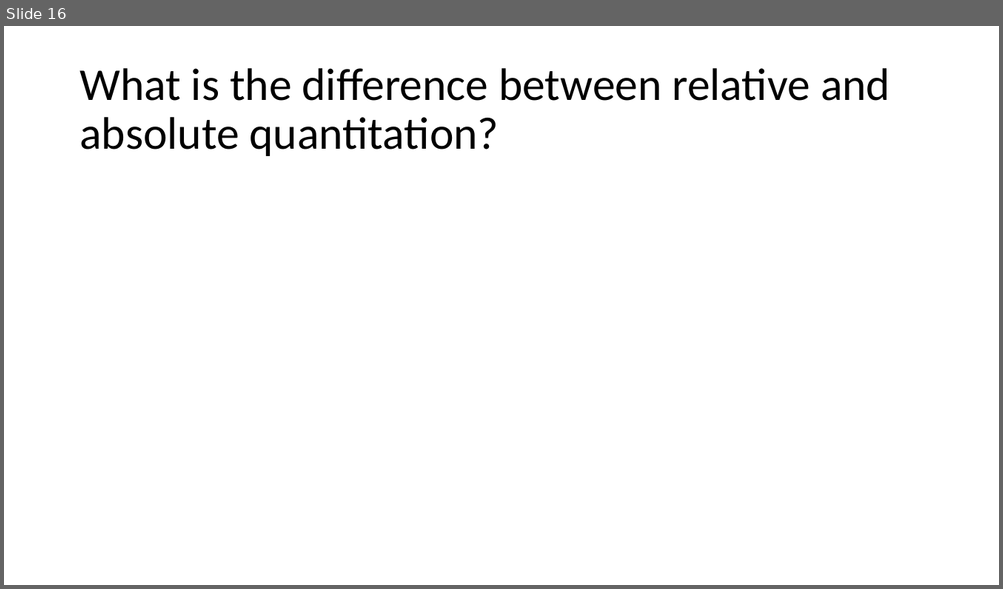
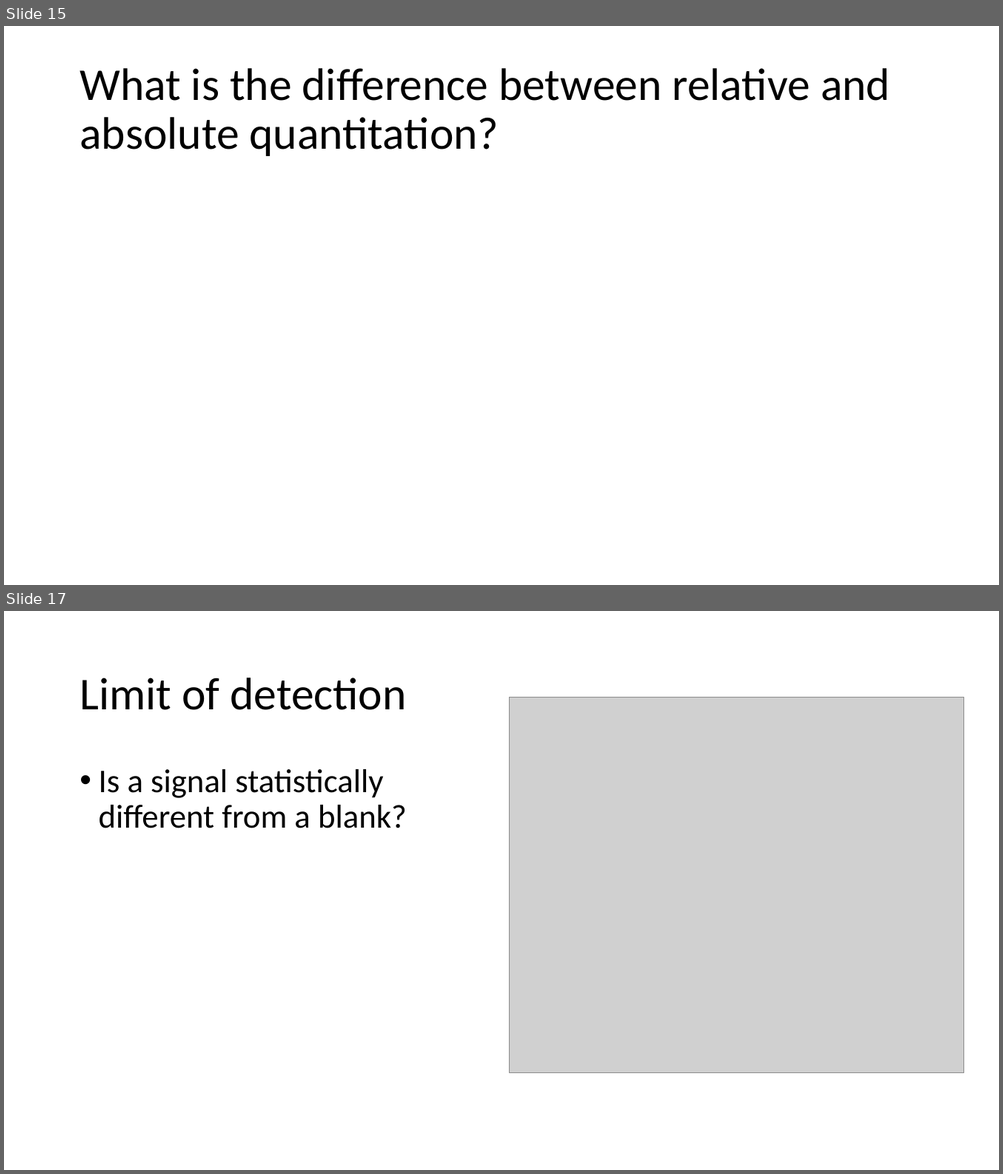
Before and after one commit to beliveau-lab/gen575, a slide deck: lectures/3.Quant101.Calibration.pptx. Shown one above the other, each under a label of ours: slide 16 before the commit, slides 15 and 17 after it; the slides between them are not shown. The pictures are 1003x589 and 1003x1174 pixels, drawn with LibreOffice and Linux fonts; fonts in the diff are those of the drawing; grey boxes stand for pictures. Boxes give left, top, right and bottom in pixels: in the first picture for what was removed or moved away, otherwise in the second. Text is boxed around its words. In the diff, an @@ line names an element or a change of style, - is before the commit and + after.

```diff
--- a/lectures/3.Quant101.Calibration.pptx
+++ b/lectures/3.Quant101.Calibration.pptx
@@ slide 17 added at <box>4,611,999,1170</box>, background #FFFFFF @@
@@ title added at <box>79,678,406,710</box>, 44 pt, text #000000 @@
+Limit of detection
@@ picture added at <box>510,698,964,1073</box> @@
@@ text added at <box>99,769,407,829</box>, 32 pt, text #000000 @@
+• Is a signal statistically different from a blank?
@@ what was slide 16 is now slide 15 @@
```
Also in this commit, not shown: 2 other slides added, 1 slide removed.
